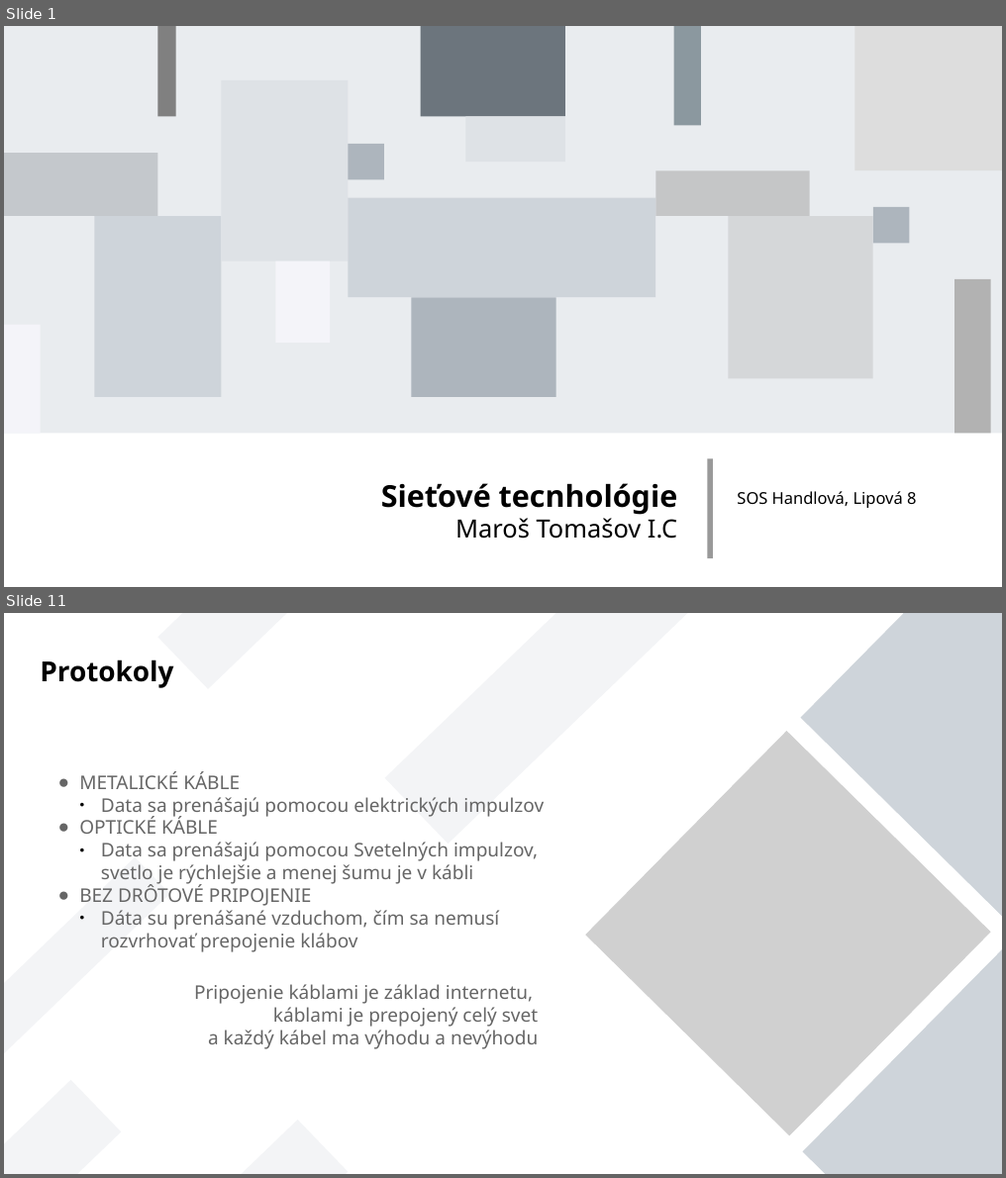
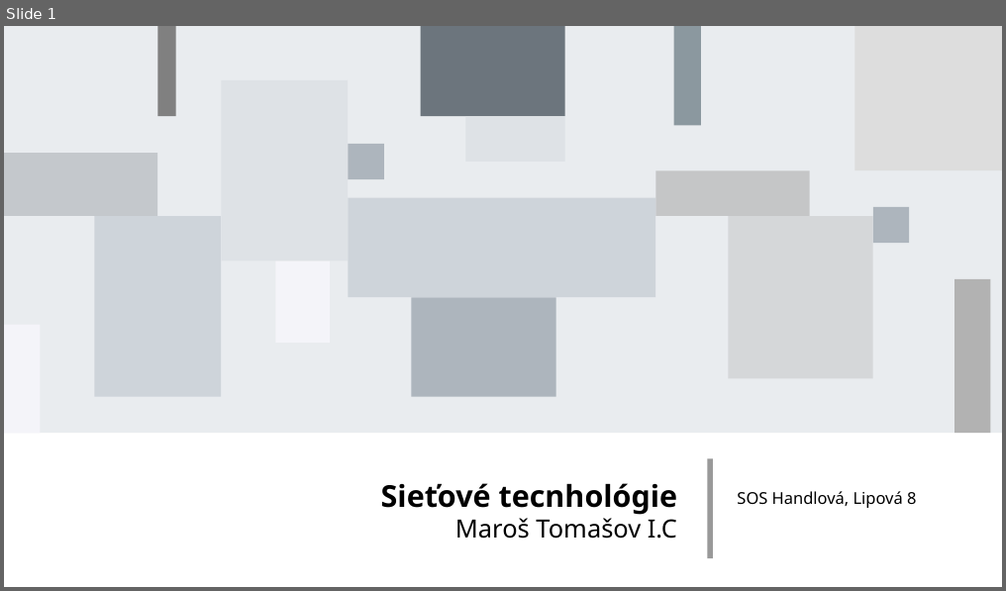
Before and after one commit to ZekoSNB/School, a slide deck: ASW/Sietove_technologie.pptx. Shown one above the other, each under a label of ours: slides 1 and 11 before the commit, slide 1 after it; the slides between them are not shown. The pictures are 1006x1178 and 1006x591 pixels, drawn with LibreOffice and Linux fonts; fonts in the diff are those of the drawing; grey boxes stand for pictures. Boxes give left, top, right and bottom in pixels: in the first picture for what was removed or moved away, otherwise in the second. Text is boxed around its words. In the diff, an @@ line names an element or a change of style, - is before the commit and + after.

```diff
--- a/ASW/Sietove_technologie.pptx
+++ b/ASW/Sietove_technologie.pptx
@@ slide 11 removed at (4, 613, 1002, 1174), background #FFFFFF @@
@@ rectangle removed at (157, 613, 393, 689) @@
@@ rectangle removed at (385, 613, 695, 844) @@
@@ rectangle removed at (801, 613, 1002, 920) @@
@@ text removed at (40, 660, 173, 688) @@
-Protokoly
@@ picture removed at (585, 731, 991, 1137) @@
@@ text removed at (79, 771, 544, 930) @@
-● METALICKÉ KÁBLE
-  ● Data sa prenášajú pomocou elektrických impulzov
-● OPTICKÉ KÁBLE
-  ● Data sa prenášajú pomocou Svetelných impulzov, svetlo je rýchlejšie a menej šumu je v kábli
-● BEZ DRÔTOVÉ PRIPOJENIE
-  ● Dáta su prenášané vzduchom, čím sa nemusí rozvrhovať prepojenie klábov
@@ rectangle removed at (4, 858, 169, 1071) @@
@@ rectangle removed at (803, 949, 1002, 1174) @@
@@ text removed at (194, 984, 538, 1050) @@
-Pripojenie káblami je základ internetu,
-káblami je prepojený celý svet
-a každý kábel ma výhodu a nevýhodu
@@ rectangle removed at (4, 1080, 121, 1174) @@
@@ rectangle removed at (114, 1120, 349, 1174) @@
```
Also in this commit, not shown: 6 slides changed, 4 slides added, 1 other slide removed, 2 other files.
